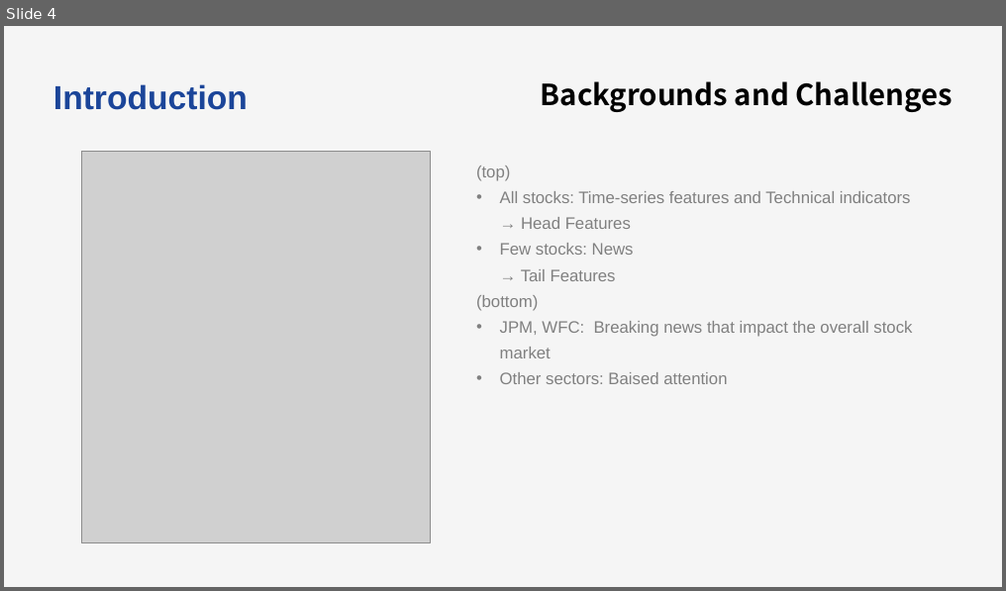
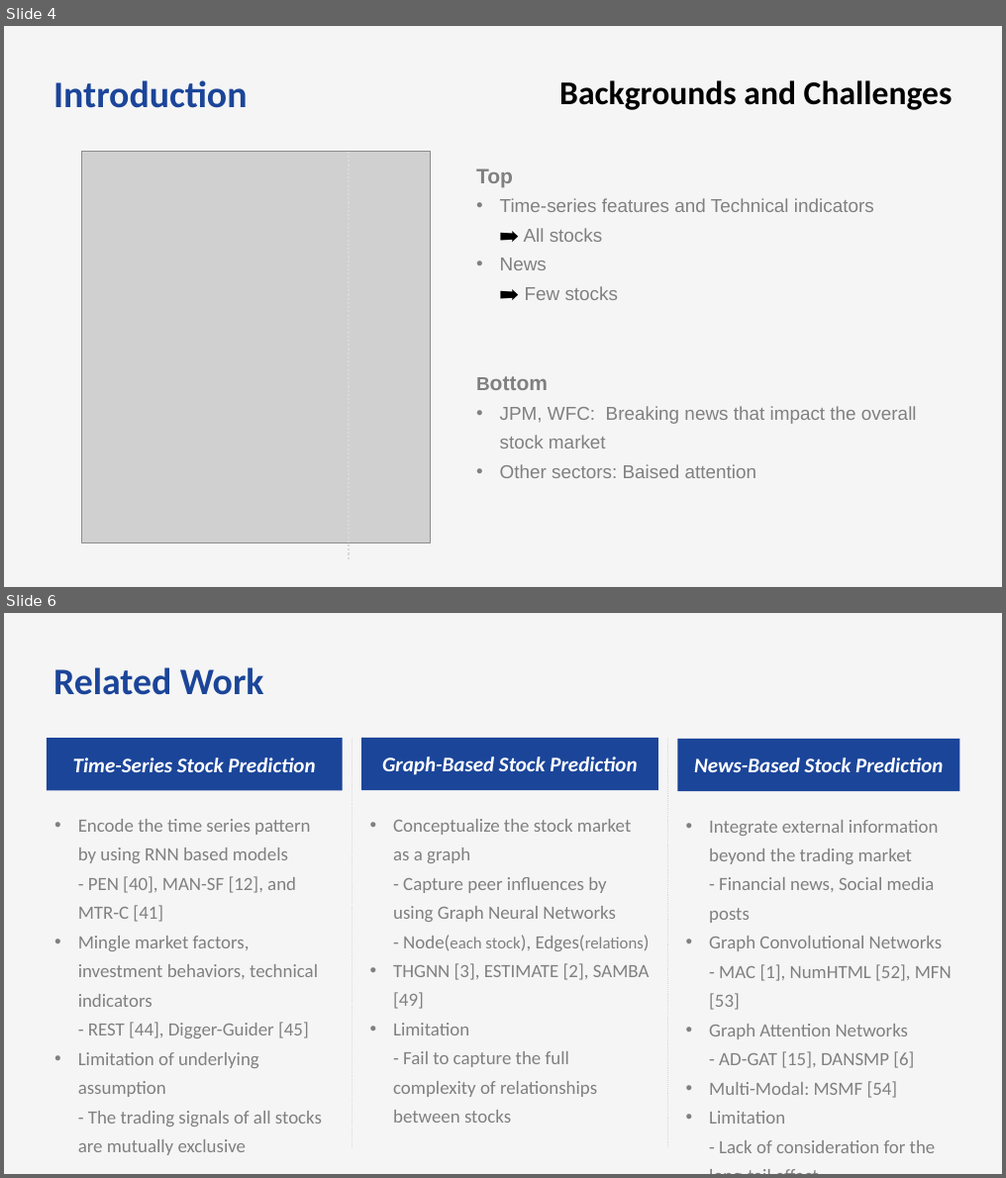
Before and after one commit to bts1991/study, a slide deck: 논문 Review/Others/paper_review.pptx. Shown one above the other, each under a label of ours: slide 4 before the commit, slides 4 and 6 after it; the slides between them are not shown. The pictures are 1006x591 and 1006x1178 pixels, drawn with LibreOffice and Linux fonts; fonts in the diff are those of the drawing; grey boxes stand for pictures. Boxes give left, top, right and bottom in pixels: in the first picture for what was removed or moved away, otherwise in the second. Text is boxed around its words. In the diff, an @@ line names an element or a change of style, - is before the commit and + after.

```diff
--- a/논문 Review/Others/paper_review.pptx
+++ b/논문 Review/Others/paper_review.pptx
@@ slide 6 added at bbox=[4, 613, 1002, 1174], background #F5F5F5 @@
@@ text added at bbox=[54, 667, 264, 695], 36 pt, text #1B4599, bold @@
+Related Work
@@ rectangle added at bbox=[623, 658, 960, 706], fill #F5F5F5 @@
@@ rectangle added at bbox=[47, 738, 343, 790], fill #1B4599, 20 pt, text #FFFFFF, bold, italic @@
+Time-Series Stock Prediction
@@ line added from (352, 739) to (352, 1149), #D9D9D9 1 pt dashed @@
@@ rectangle added at bbox=[361, 738, 658, 790], fill #1B4599, 20 pt, text #FFFFFF, bold, italic @@
+Graph-Based Stock Prediction
@@ line added from (668, 738) to (668, 1149), #D9D9D9 1 pt dashed @@
@@ rectangle added at bbox=[678, 739, 960, 792], fill #1B4599, 20 pt, text #FFFFFF, bold, italic @@
+News-Based Stock Prediction
@@ text added at bbox=[78, 819, 322, 1156], 18 pt, text #808080 @@
+  • Encode the time series pattern
+    by using RNN based models
+    - PEN [40], MAN-SF [12], and MTR-C [41]
+  • Mingle market factors, investment behaviors, technical indicators
+    - REST [44], Digger-Guider [45]
+  • Limitation of underlying assumption
+    - The trading signals of all stocks are mutually exclusive
@@ text added at bbox=[393, 819, 649, 1123], 18 pt, text #808080 @@
+  • Conceptualize the stock market as a graph
+    - Capture peer influences by using Graph Neural Networks
+    - Node(each stock), Edges(relations)
+  • THGNN [3], ESTIMATE [2], SAMBA [49]
+  • Limitation
+    - Fail to capture the full complexity of relationships between stocks
@@ text added at bbox=[709, 820, 951, 1154], 18 pt, text #808080 @@
+  • Integrate external information beyond the trading market
+    - Financial news, Social media posts
+  • Graph Convolutional Networks
+    - MAC [1], NumHTML [52], MFN [53]
+  • Graph Attention Networks
+    - AD-GAT [15], DANSMP [6]
+  • Multi-Modal: MSMF [54]
+  • Limitation
+    - Lack of consideration for the long-tail effect
@@ slide 4 changed as well @@
@@ text "Introduction" at bbox=[54, 80, 247, 108]: size 32 to 36 pt, font Arial to Calibri @@
@@ text "Backgrounds and Challenges": place and size @@
-text "Backgrounds and Challenges" at bbox=[541, 81, 952, 112]
+text "Backgrounds and Challenges" at bbox=[559, 80, 952, 110]
@@ text "Backgrounds and Challenges" at bbox=[559, 80, 952, 110]: size 28 to 32 pt, font Noto Sans CJK KR to Calibri @@
@@ line added from (349, 152) to (349, 562), #D9D9D9 2 pt dashed @@
@@ text at bbox=[476, 169, 874, 300]: text changed; size 16 to 18 pt @@
-  (top)
-  • All stocks: Time-series features and Technical indicators
-    → Head Features
-  • Few stocks: News
-    → Tail Features
-  (bottom)
+  Top
+  • Time-series features and Technical indicators
+    ➡️ All stocks
+  • News
+    ➡️ Few stocks
+  Bottom
@@ text at bbox=[500, 406, 917, 478]: size 16 to 18 pt in "JPM, WFC: Breaking news that impact the ...", "Other sectors: Baised attention" @@
```
Also in this commit, not shown: 3 other slides changed, 9 other slides added, 1 slide removed, 1 other file.
